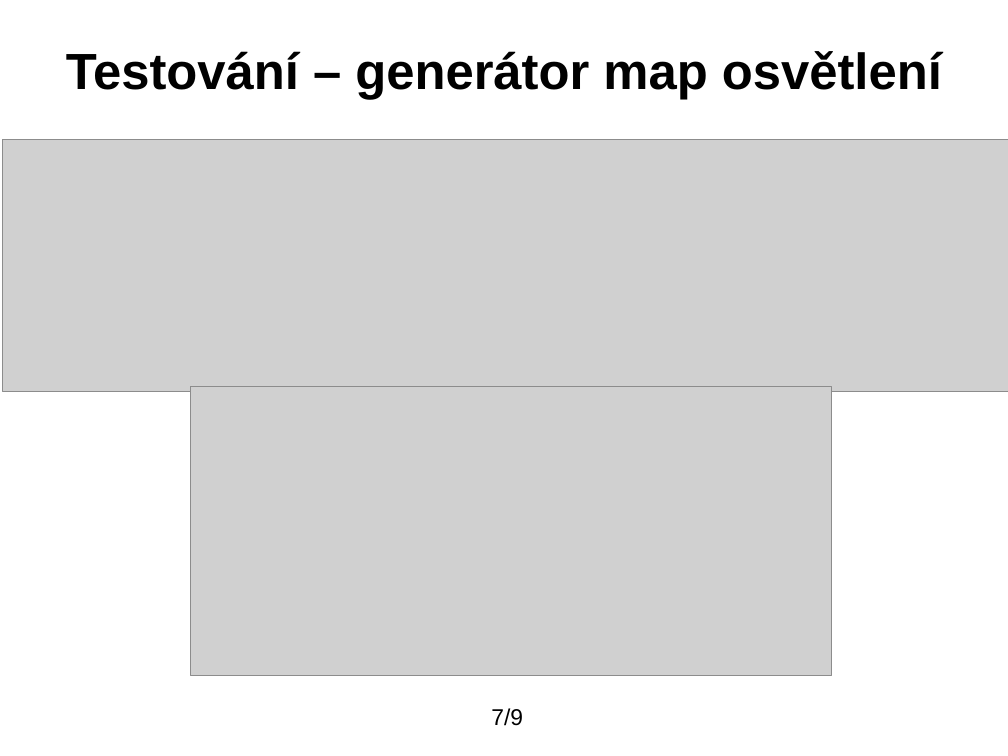
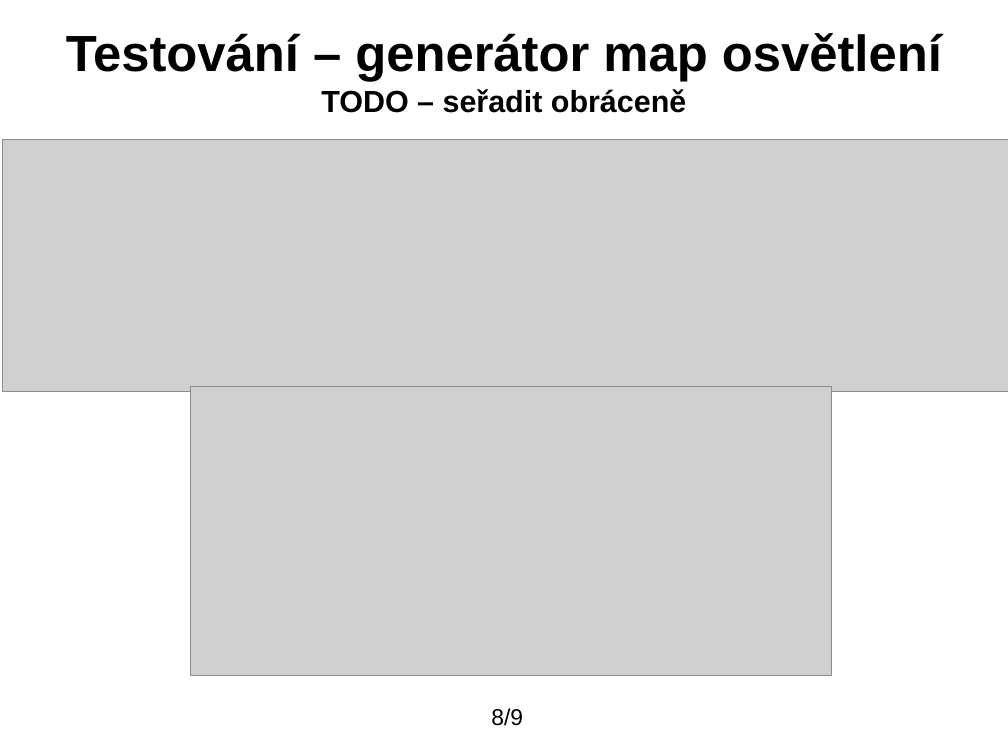
Before and after one commit to blankdeveloper/Open4speed, a slide deck: slide 8 of prezentace.odp (slide 7 before the commit). Drawn at 1008x756 pixels with LibreOffice and Linux fonts; fonts in the diff are those of the drawing; grey boxes stand for pictures; background and template pictures are left out. Boxes give left, top, right and bottom in pixels: in the first picture for what was removed or moved away, otherwise in the second. Text is boxed around its words. In the diff, an @@ line names an element or a change of style, - is before the commit and + after.

```diff
--- a/prezentace.odp
+++ b/prezentace.odp
@@ title at (x1=66, y1=33, x2=942, y2=113): text changed @@
-Testování – generátor map osvětlení
+Testování – generátor map osvětlení
+TODO – seřadit obráceně
@@ page number at (x1=491, y1=708, x2=523, y2=726): text changed @@
-7/9
+8/9
```
Also in this commit, not shown: 3 other slides changed, 2 slides added, 1 slide removed.
